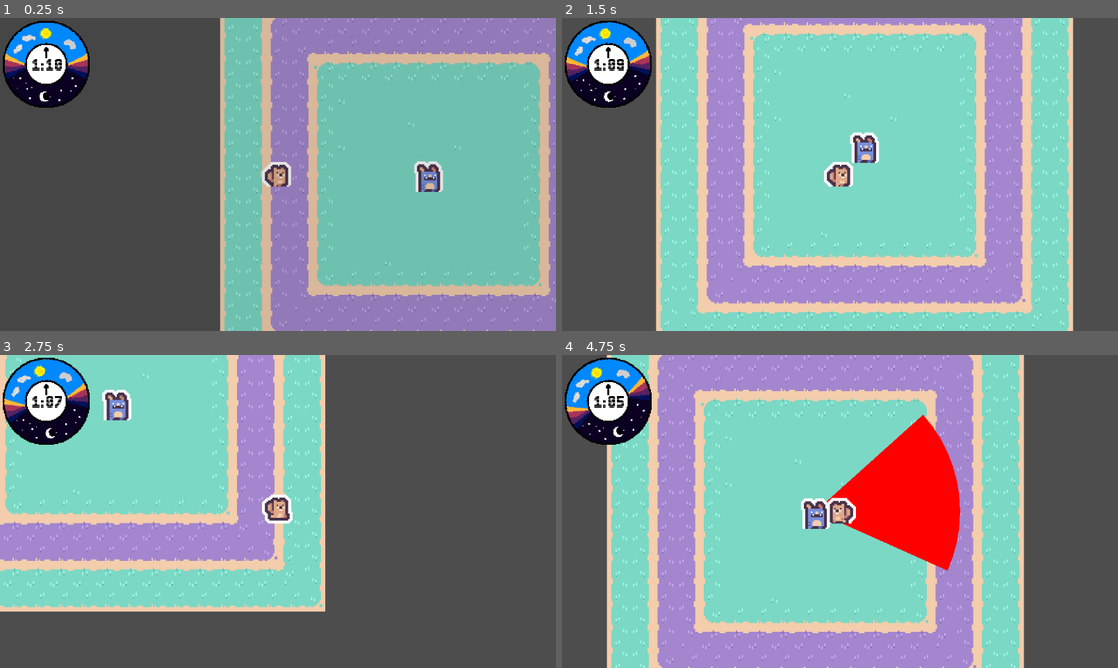
Above: before the commit, frames 1-4 (two rows, left to right).
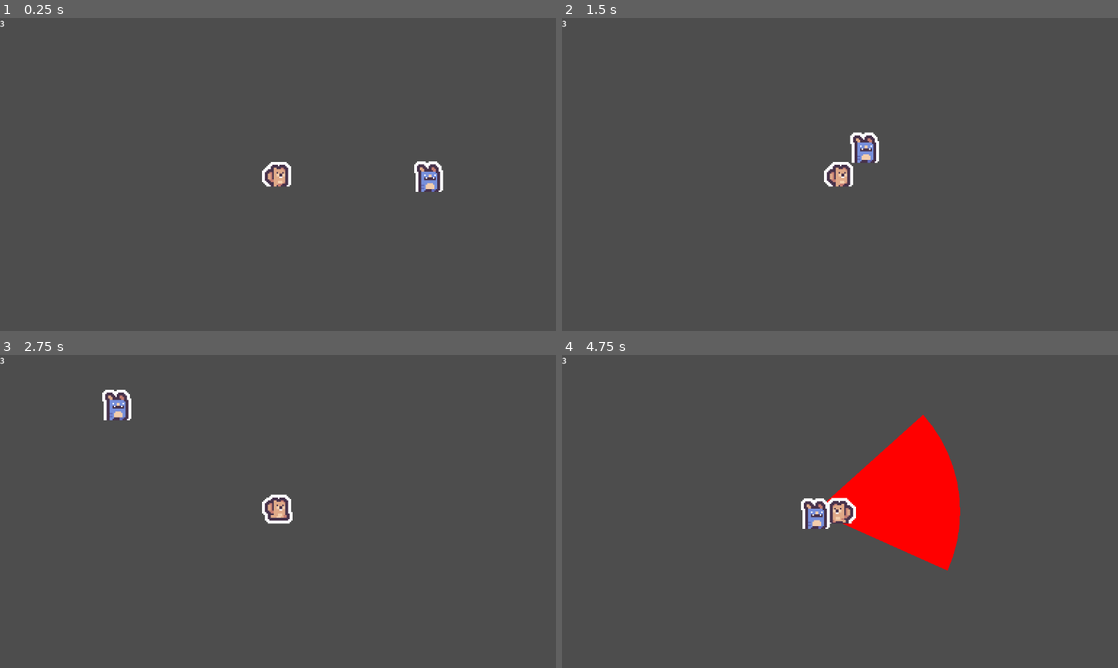
Above: after the commit, the same moments.

Repository: Sosenteam/groundhog-stealth
Game: Godot game, scene res://world.tscn
Same seed, same stepped clock (60 frames per second), same inputs: the game is played once before the commit and once after it.
Inputs:
- Up to frame 1 (0.25 s): no input
- Up to frame 2 (1.5 s): tap Enter at 0.5 s; hold D (move_right) 0.53-1.28 s; hold Space (move_dash) 0.53-1.28 s; hold S (move_down) from 1.28 s (still down); tap Space (move_dash) at 1.35 s
- Up to frame 3 (2.75 s): release S (move_down) at 2.03 s; hold D (move_right) from 2.03 s (still down); hold Space (move_dash) from 2.03 s (still down)
- Up to frame 4 (4.75 s): release D (move_right) at 2.78 s; release Space (move_dash) at 2.78 s; hold W (move_up) 2.78-3.53 s; tap Space (move_dash) at 2.85, 4.35 s; hold Space (move_dash) 3.53-4.28 s; hold A (move_left) from 3.53 s (still down)

The runs differ from the first frame. In frame 1, 63% of the frame differs, in the area x 0-100%, y 0-100%; in frame 2, 78%, in the area x 0-92%, y 0-100%; in frame 3, 47%; in frame 4, 69%.
Error after the commit: Parse Error: Function "_ready" has the same name as a previously declared function. (res://world.gd:35)

Commit message:
Added Level Container Node and CountdownTimer to the World
    Added Level Container Node and CountdownTimer to the World and wired it up so levels are loaded into the level container and each automatically gets a countdown on load.

    Countdown timer which counts down from 3 before the level starts
    Sends out a countdown_finished when the countdown ends.

Diff:
--- /dev/null
+++ b/countdown_timer.gd
@@ -0,0 +1,37 @@
+extends CanvasLayer
+
+signal countdown_finished
+
+@onready var label = $Label
+@onready var timer = $Timer
+
+var count = 3
+
+# Called when the node enters the scene tree for the first time.
+func _ready() -> void:
+	timer.wait_time = 1.0
+	timer.timeout.connect(_on_timer_timeout)
+	update_display()
+
+func start_countdown():
+	show()
+	update_display()
+	timer.start()
+
+func update_display():
+	if count > 0:
+		label.text = str(count)
+	else:
+		label.text = "GO!"
+
+func _on_timer_timeout():
+	count -= 1
+	update_display()
+
+	if count < -1:
+		emit_signal("countdown_finished")
+		queue_free()
+
+# Called every frame. 'delta' is the elapsed time since the previous frame.
+func _process(delta: float) -> void:
+	pass
--- /dev/null
+++ b/countdown_timer.tscn
@@ -0,0 +1,12 @@
+[gd_scene format=3 uid="uid://cjyrvnc0va5ec"]
+
+[ext_resource type="Script" uid="uid://bxymsd0pldus0" path="res://countdown_timer.gd" id="1_omojj"]
+
+[node name="CountdownTimer" type="CanvasLayer" unique_id=2144968753]
+script = ExtResource("1_omojj")
+
+[node name="Label" type="Label" parent="." unique_id=70320137]
+offset_right = 40.0
+offset_bottom = 23.0
+
+[node name="Timer" type="Timer" parent="." unique_id=816447557]
--- a/levels/template level.tscn
+++ b/levels/template level.tscn
@@ -2,7 +2,7 @@
 
 [ext_resource type="TileSet" uid="uid://b53lg2tmfhxo3" path="res://assets/background-tileset.tres" id="1_ktbm8"]
 
-[node name="TemplateLevel" type="Node2D" unique_id=1036107649]
+[node name="TemplateLevel" type="Node2D" unique_id=1195392604]
 metadata/_edit_group_ = true
 
 [node name="BackgroundTilemap" type="TileMapLayer" parent="." unique_id=2052378961]
--- a/world.gd
+++ b/world.gd
@@ -1,14 +1,38 @@
 extends Node2D
+
+@onready var level_container = $LevelContainer
+@onready var countdown = $CountdownTimer
+
+@export var debug = {
+	"show_countdown": true,
+}
+
+var current_level_node = null
 
 @onready var player_node = $Player
 const clock_scene = preload("res://clock.tscn")
 var active_clock: Node
+func _ready():
+	# countdown.countdown_finished.connected(_start_level_clock)
+	load_level("res://levels/template level.tscn")
+
+func load_level(level_path: String):
+	if current_level_node:
+		current_level_node.queue_free()
+
+	var level_resource = load(level_path)
+	current_level_node = level_resource.instantiate()
+
+	level_container.add_child(current_level_node)
+
+	countdown.start_countdown()
+
+
 func _physics_process(delta: float) -> void:
 	if player_node.velocity.length() > 0:
 		active_clock.start_counting()
 
 func _ready() -> void:
-
 	#creating clock
 	active_clock = clock_scene.instantiate()
 	active_clock.setup(70.0)
--- a/world.tscn
+++ b/world.tscn
@@ -2,15 +2,25 @@
 
 [ext_resource type="Script" uid="uid://do1tsxu2dehlr" path="res://world.gd" id="1_aqk2v"]
 [ext_resource type="PackedScene" uid="uid://dxb2ov5is2nnp" path="res://player.tscn" id="1_f3sb7"]
-[ext_resource type="PackedScene" uid="uid://bwipd0j8u1l2a" path="res://levels/template level.tscn" id="1_fj7yv"]
-[ext_resource type="PackedScene" uid="uid://cplpa17jbsapc" path="res://phil/phil.tscn" id="2_tlwt5"]
+[ext_resource type="PackedScene" uid="uid://cplpa17jbsapc" path="res://phil.tscn" id="2_tlwt5"]
+[ext_resource type="PackedScene" uid="uid://cjyrvnc0va5ec" path="res://countdown_timer.tscn" id="5_036b0"]
 
 [node name="World" type="Node2D" unique_id=1311250771]
 script = ExtResource("1_aqk2v")
 
-[node name="TemplateLevel" parent="." unique_id=1036107649 instance=ExtResource("1_fj7yv")]
+[node name="LevelContainer" type="Control" parent="." unique_id=267466343]
+layout_mode = 3
+anchors_preset = 8
+anchor_left = 0.5
+anchor_top = 0.5
+anchor_right = 0.5
+anchor_bottom = 0.5
+grow_horizontal = 2
+grow_vertical = 2
 
 [node name="Phil" parent="." unique_id=161662381 instance=ExtResource("2_tlwt5")]
 
 [node name="Player" parent="." unique_id=1038731677 instance=ExtResource("1_f3sb7")]
 position = Vector2(-104, 0)
+
+[node name="CountdownTimer" parent="." unique_id=2144968753 instance=ExtResource("5_036b0")]
Not shown, added: countdown_timer.gd.uid
